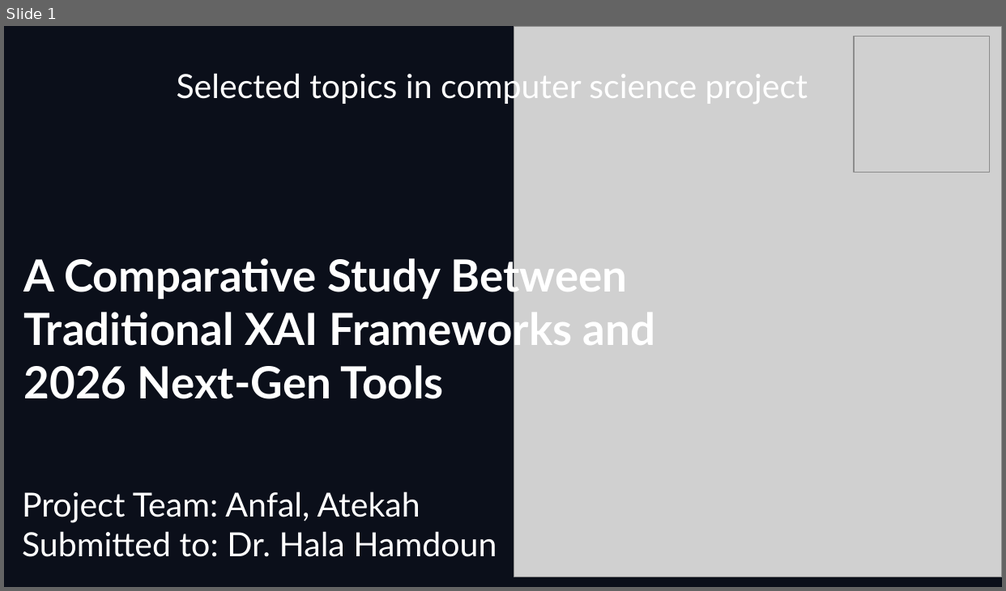
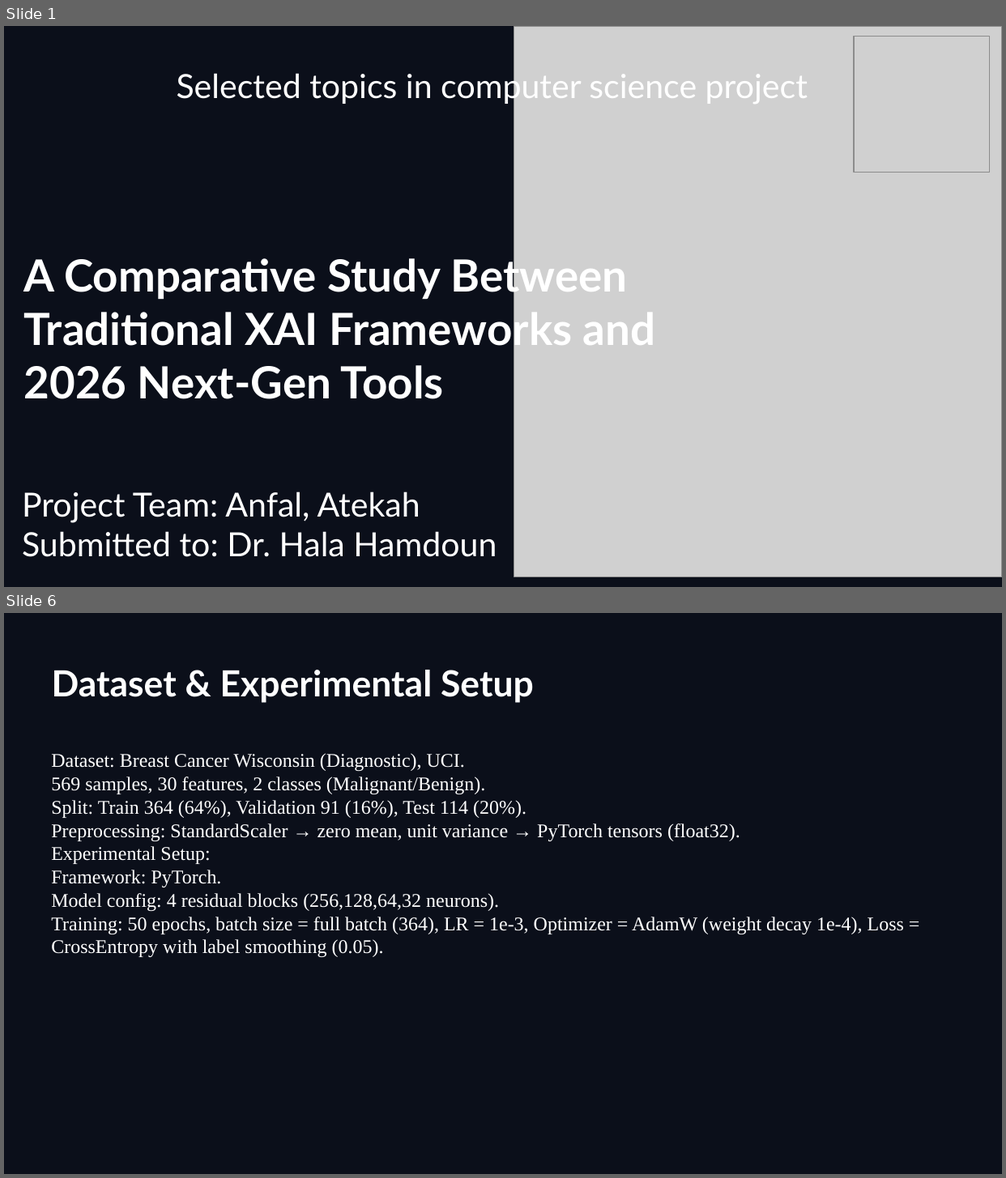
Before and after one commit to Anfal2004/XAI_M2, a slide deck: ST4CS_PPT.pptx. Shown one above the other, each under a label of ours: slide 1 before the commit, slides 1 and 6 after it; the slides between them are not shown. The pictures are 1006x591 and 1006x1178 pixels, drawn with LibreOffice and Linux fonts; fonts in the diff are those of the drawing; grey boxes stand for pictures; background and template pictures are left out. Boxes give left, top, right and bottom in pixels: in the first picture for what was removed or moved away, otherwise in the second. Text is boxed around its words. In the diff, an @@ line names an element or a change of style, - is before the commit and + after.

```diff
--- a/ST4CS_PPT.pptx
+++ b/ST4CS_PPT.pptx
@@ slide 6 added at (4,613,1002,1174), background picture (left out) @@
@@ title added at (52,670,534,703), 26 pt, text #FFFFFF, bold @@
+Dataset & Experimental Setup
@@ text added at (51,753,904,957), 14 pt, text #FFFFFF @@
+Dataset: Breast Cancer Wisconsin (Diagnostic), UCI.
+  569 samples, 30 features, 2 classes (Malignant/Benign).
+  Split: Train 364 (64%), Validation 91 (16%), Test 114 (20%).
+  Preprocessing: StandardScaler → zero mean, unit variance → PyTorch tensors (float32).
+Experimental Setup:
+  Framework: PyTorch.
+  Model config: 4 residual blocks (256,128,64,32 neurons).
+  Training: 50 epochs, batch size = full batch (364), LR = 1e-3, Optimizer = AdamW (weight decay 1e-4), Loss = CrossEntropy with label smoothing (0.05).
```
Also in this commit, not shown: 1 slide changed, 4 other slides added.
